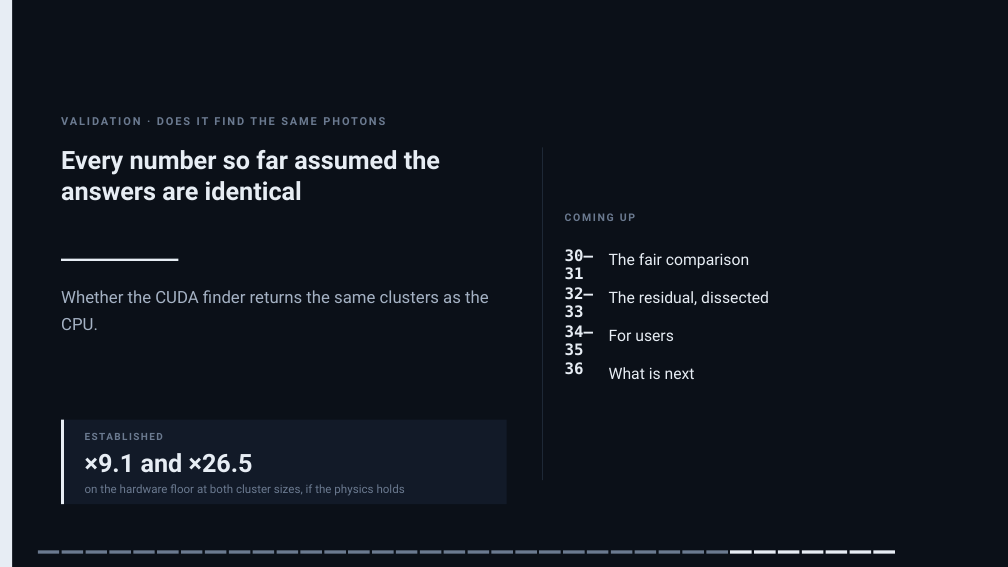
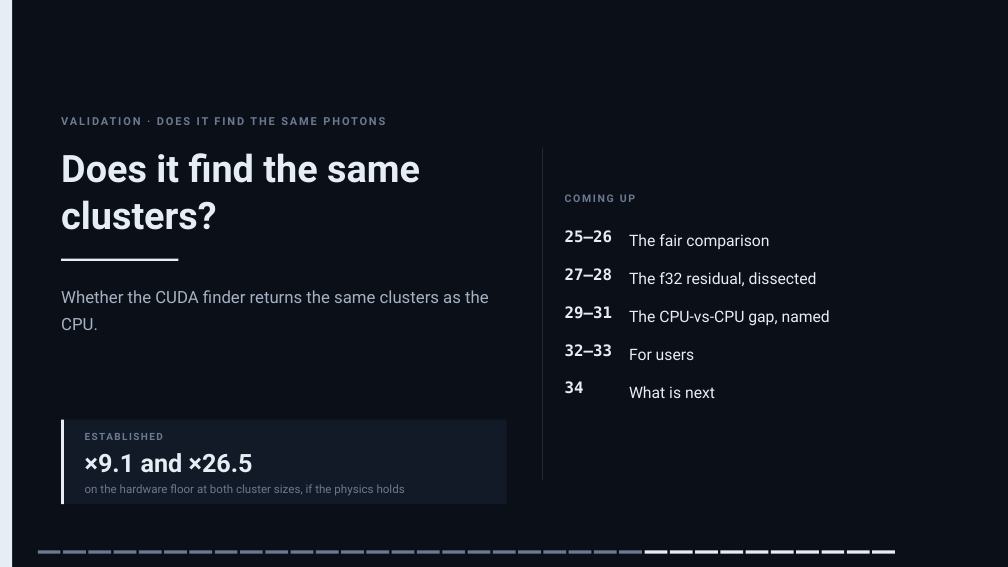
Before and after one commit to slsdetectorgroup/aare, a slide deck: slide 30 of docs/cf_cuda_performance.pptx (slide 35 before the commit). Drawn at 1008x567 pixels with LibreOffice and Linux fonts; fonts in the diff are those of the drawing. Boxes give left, top, right and bottom in pixels: in the first picture for what was removed or moved away, otherwise in the second. Text is boxed around its words. In the diff, an @@ line names an element or a change of style, - is before the commit and + after.

```diff
--- a/docs/cf_cuda_performance.pptx
+++ b/docs/cf_cuda_performance.pptx
@@ text "COMING UP": place and size @@
-text "COMING UP" at <box>565,213,635,221</box>
+text "COMING UP" at <box>565,194,635,202</box>
@@ text at <box>565,230,612,243</box>: text changed @@
-30–31
+25–26
@@ text "The fair comparison": place and size @@
-text "The fair comparison" at <box>609,253,749,269</box>
+text "The fair comparison" at <box>629,234,769,249</box>
@@ text added at <box>565,268,612,281</box>, 15 pt, text #E7EDF4, bold @@
+27–28
@@ text at <box>306,290,439,303</box>: text changed; size 24 to 36 pt @@
-Every number so far assumed the answers are identical
+Does it find the same clusters?
@@ text at <box>629,272,817,286</box>: text changed @@
-The residual, dissected
+The f32 residual, dissected
@@ text added at <box>565,306,612,319</box>, 15 pt, text #E7EDF4, bold @@
+29–31
@@ text added at <box>629,310,830,326</box>, 15 pt, text #E7EDF4 @@
+The CPU-vs-CPU gap, named
@@ text "32–33" rewrapped from <box>565,287,593,318</box> to <box>565,344,612,357</box> @@
@@ text "For users": place and size @@
-text "For users" at <box>609,329,674,341</box>
+text "For users" at <box>629,348,695,360</box>
@@ text at <box>565,381,584,394</box>: text changed @@
-34–35
+34
@@ text removed at <box>565,362,584,375</box> @@
-36
@@ text "What is next": place and size @@
-text "What is next" at <box>609,367,695,379</box>
+text "What is next" at <box>629,386,715,398</box>
@@ 4 rectangles: place and size @@
-4 rectangles at <box>85,551,178,554</box>
+4 rectangles at <box>38,551,136,554</box>
@@ rectangle removed at <box>62,551,83,554</box> @@
@@ 4 rectangles: place and size @@
-4 rectangles at <box>181,551,274,554</box>
+4 rectangles at <box>139,551,237,554</box>
@@ 4 rectangles: place and size @@
-4 rectangles at <box>277,551,370,554</box>
+4 rectangles at <box>240,551,339,554</box>
@@ 3 rectangles: place and size @@
-3 rectangles at <box>372,551,441,554</box>
+3 rectangles at <box>341,551,414,554</box>
@@ 3 rectangles: place and size @@
-3 rectangles at <box>444,551,537,554</box>
+3 rectangles at <box>417,551,516,554</box>
@@ 3 rectangles: place and size @@
-3 rectangles at <box>539,551,608,554</box>
+3 rectangles at <box>518,551,591,554</box>
@@ 4 rectangles: place and size @@
-4 rectangles at <box>611,551,704,554</box>
+4 rectangles at <box>594,551,693,554</box>
@@ fill #6B7A90 to #E7EDF4 in 3 elements at <box>695,551,718,554</box>, <box>670,551,693,554</box>, <box>645,551,668,554</box> @@
@@ 3 rectangles: place and size @@
-3 rectangles at <box>706,551,775,554</box>
+3 rectangles at <box>695,551,768,554</box>
@@ 3 rectangles: place and size @@
-3 rectangles at <box>778,551,847,554</box>
+3 rectangles at <box>771,551,845,554</box>
```
Also in this commit, not shown: 54 other slides changed, 4 slides added, 31 other files.
